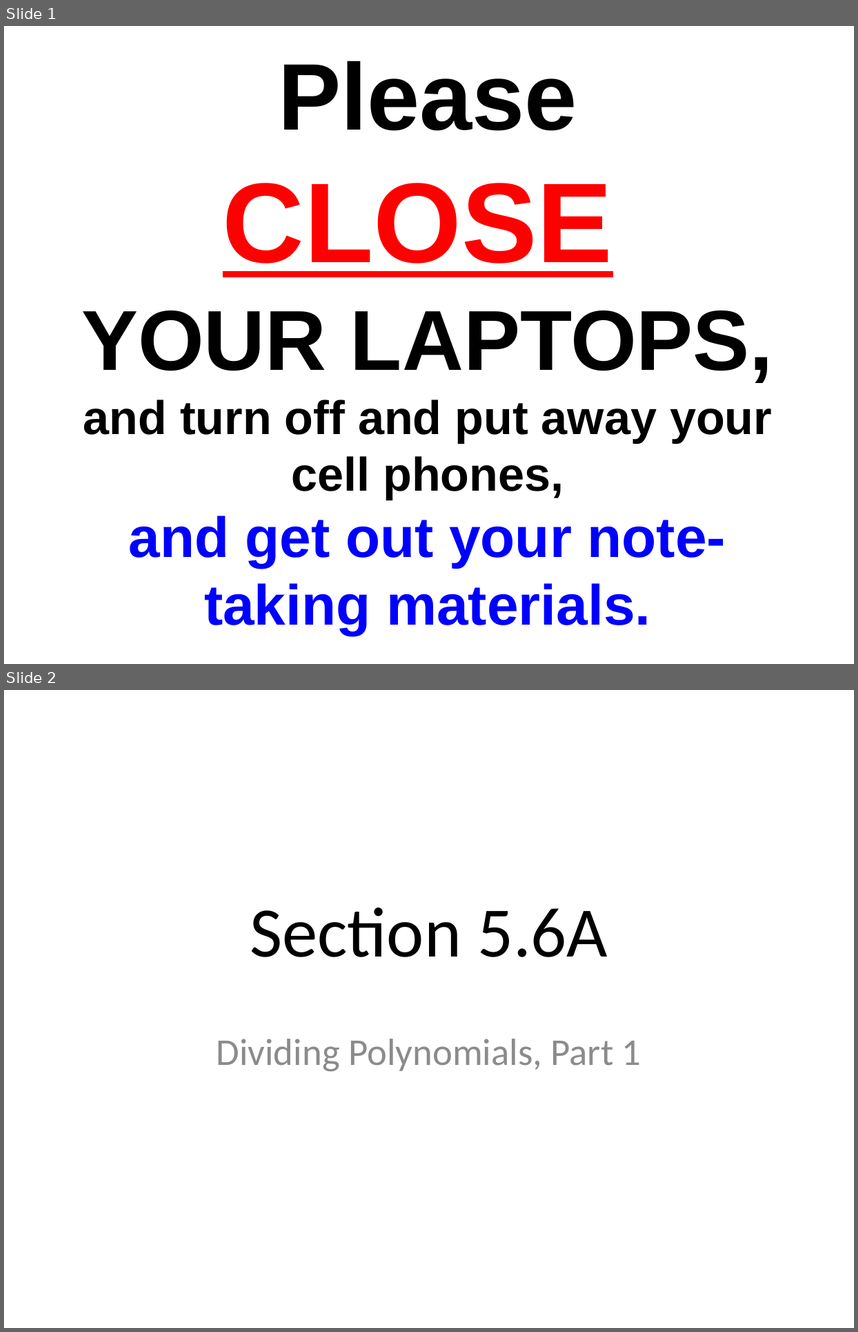
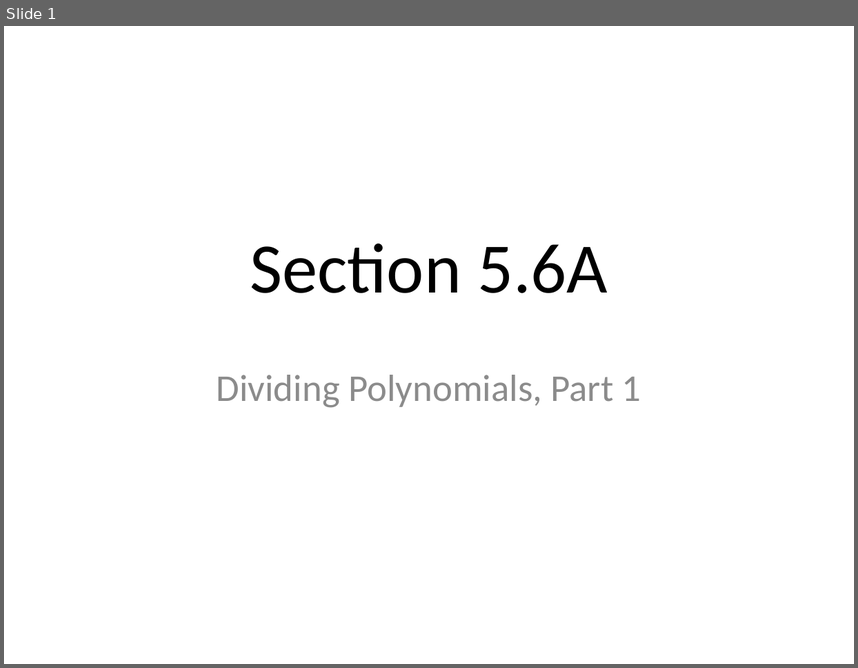
Before and after one commit to tyler-skorczewski-math/tyler-skorczewski-math.github.io, a slide deck: math90/Math90Lecture_5_6A_DividingPolynomialsPart1.pptx. Shown one above the other, each under a label of ours: slides 1 and 2 before the commit, slide 1 after it. The pictures are 858x1332 and 858x668 pixels, drawn with LibreOffice and Linux fonts; fonts in the diff are those of the drawing. Boxes give left, top, right and bottom in pixels: in the first picture for what was removed or moved away, otherwise in the second. Text is boxed around its words. In the diff, an @@ line names an element or a change of style, - is before the commit and + after.

```diff
--- a/math90/Math90Lecture_5_6A_DividingPolynomialsPart1.pptx
+++ b/math90/Math90Lecture_5_6A_DividingPolynomialsPart1.pptx
@@ slide 1 removed at (4,26,854,664), background #FFFFFF @@
@@ text removed at (81,60,773,635) @@
-Please
-CLOSE
-YOUR LAPTOPS,
-and turn off and put away your cell phones,
-and get out your note-taking materials.
@@ what was slide 2 is now slide 1 @@
```
Also in this commit, not shown: 2 other slides removed, 26 other files.
